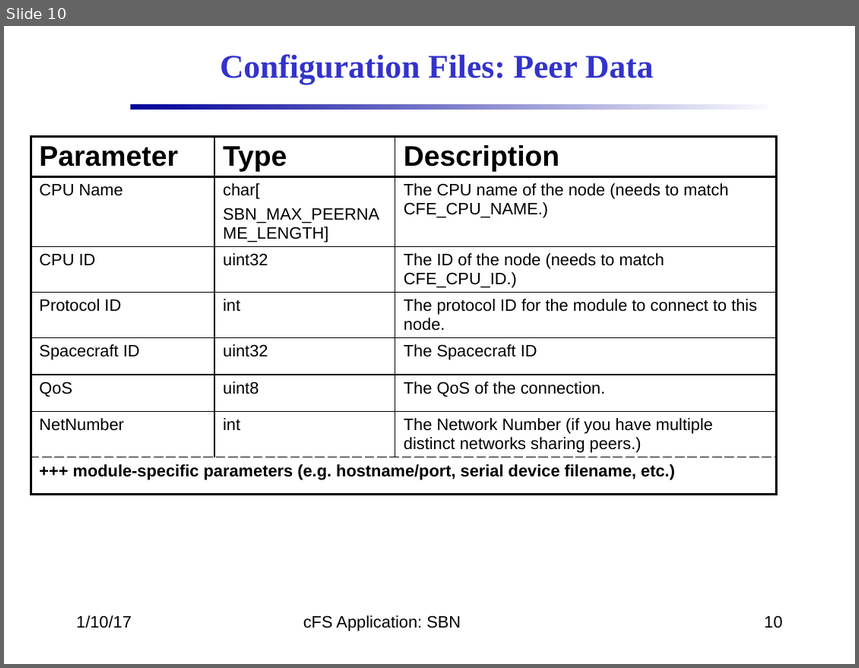
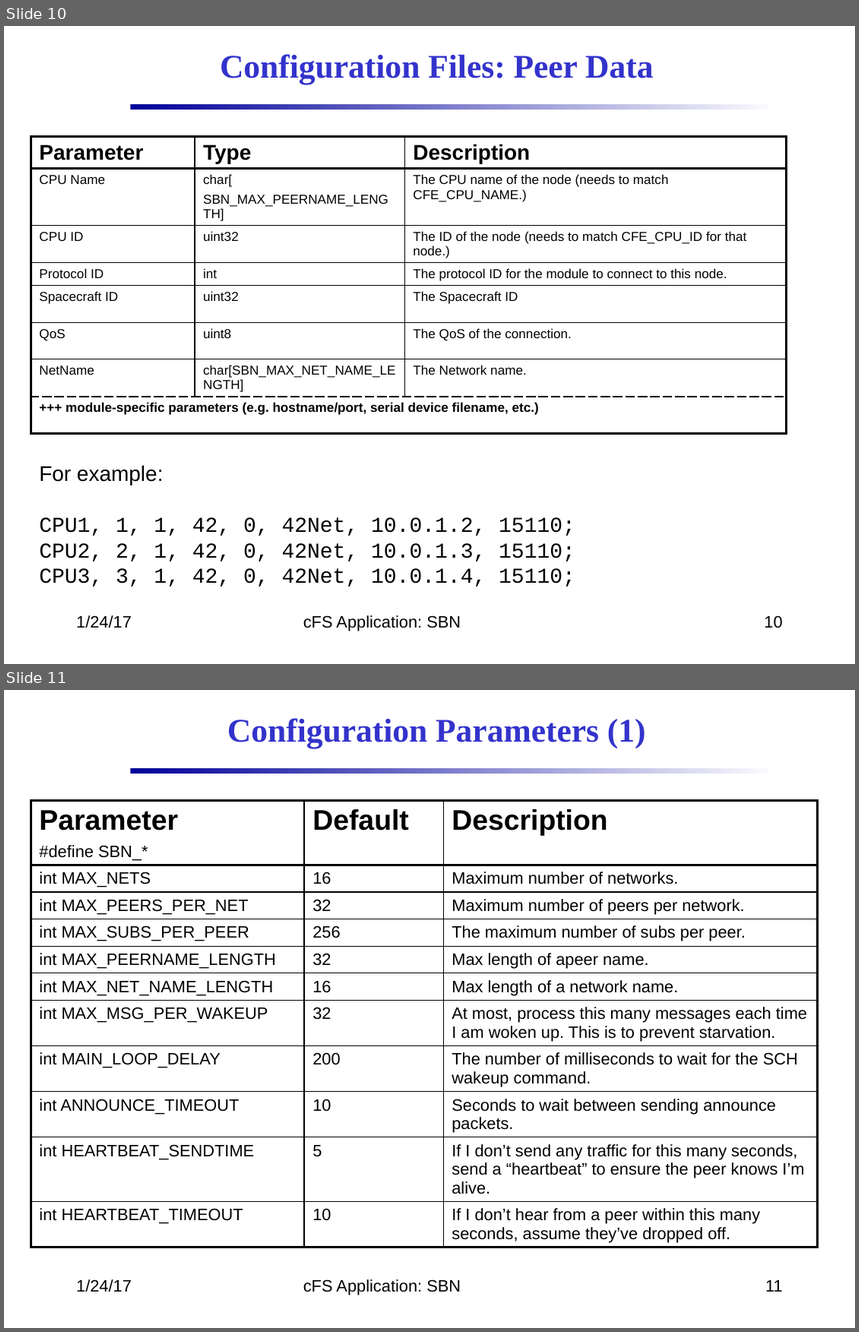
Before and after one commit to nasa/SBN, a slide deck: docs/SBN_Design.pptx. Shown one above the other, each under a label of ours: slide 10 before the commit, slides 10 and 11 after it. The pictures are 859x668 and 859x1332 pixels, drawn with LibreOffice and Linux fonts; fonts in the diff are those of the drawing; background and template pictures are left out. Boxes give left, top, right and bottom in pixels: in the first picture for what was removed or moved away, otherwise in the second. Text is boxed around its words. In the diff, an @@ line names an element or a change of style, - is before the commit and + after.

```diff
--- a/docs/SBN_Design.pptx
+++ b/docs/SBN_Design.pptx
@@ slide 11 added at (x1=4, y1=690, x2=855, y2=1328), background #FFFFFF; not listed: 1 template element that a slide beside it also shows @@
@@ title added at (x1=227, y1=718, x2=646, y2=749), 28 pt, text #3333CC, bold @@
+Configuration Parameters (1)
@@ table added at (x1=31, y1=801, x2=816, y2=1273), 11 rows, 3 columns @@
+Parameter / #define SBN_* | Default | Description
+int MAX_NETS | 16 | Maximum number of networks.
+int MAX_PEERS_PER_NET | 32 | Maximum number of peers per network.
+int MAX_SUBS_PER_PEER | 256 | The maximum number of subs per peer.
+int MAX_PEERNAME_LENGTH | 32 | Max length of apeer name.
+int MAX_NET_NAME_LENGTH | 16 | Max length of a network name.
+int MAX_MSG_PER_WAKEUP | 32 | At most, process this many messages each time I am woken up. This is to prevent starvation.
+int MAIN_LOOP_DELAY | 200 | The number of milliseconds to wait for the SCH wakeup command.
+int ANNOUNCE_TIMEOUT | 10 | Seconds to wait between sending announce packets.
+int HEARTBEAT_SENDTIME | 5 | If I don’t send any traffic for this many seconds, send a “heartbeat” to ensure the peer knows I’m alive.
+int HEARTBEAT_TIMEOUT | 10 | If I don’t hear from a peer within this many seconds, assume they’ve dropped off.
@@ text added at (x1=76, y1=1280, x2=132, y2=1293), 14 pt, text #000000 @@
+1/24/17
@@ text added at (x1=303, y1=1280, x2=461, y2=1296), 14 pt, text #000000 @@
+cFS Application: SBN
@@ page number added at (x1=766, y1=1281, x2=783, y2=1292), 14 pt, text #000000 @@
+11
@@ slide 10 changed as well @@
@@ table at (x1=31, y1=137, x2=786, y2=446) @@
-row 3, column 3: The ID of the node (needs to match CFE_CPU_ID.)
+row 3, column 3: The ID of the node (needs to match CFE_CPU_ID for that node.)
-row 7: NetNumber | int | The Network Number (if you have multiple distinct networks sharing peers.)
+row 7: NetName | char[SBN_MAX_NET_NAME_LENGTH] | The Network name.
@@ size 24 to 18 pt in "Parameter", "Type", "Description" @@
@@ size 14 to 11 pt in "CPU Name", "char[", "SBN_MAX_PEERNAME_LENGTH]", "The CPU name of the node (needs ..." and 12 more places @@
@@ less space between paragraphs @@
@@ table resized from (x1=31, y1=137, x2=776, y2=509) to (x1=31, y1=137, x2=786, y2=446) @@
@@ text added at (x1=39, y1=465, x2=576, y2=587), 18 pt, text #000000 @@
+For example:
+CPU1, 1, 1, 42, 0, 42Net, 10.0.1.2, 15110;
+CPU2, 2, 1, 42, 0, 42Net, 10.0.1.3, 15110;
+CPU3, 3, 1, 42, 0, 42Net, 10.0.1.4, 15110;
@@ text at (x1=76, y1=616, x2=132, y2=629): text changed @@
-1/10/17
+1/24/17
```
Also in this commit, not shown: 18 other slides changed, 12 other files.
